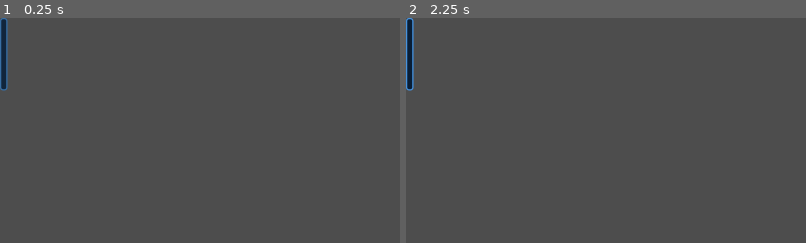
Above: before the commit, frames 1-2 (left to right).
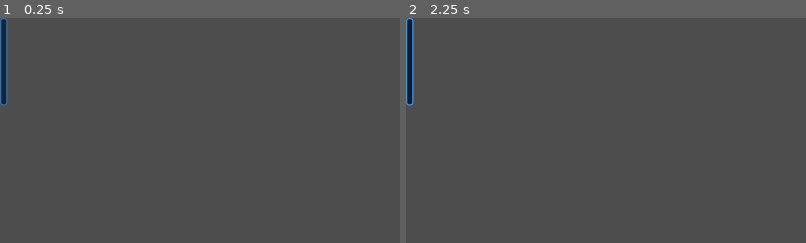
Above: after the commit, the same moments.

Repository: GYU-GAZE/NULL-NETWORK
Game: Godot game, scene res://apps/social/social_contact_row_ui.tscn
The game is run twice, just before and just after one commit, with the same random seed, the same clock (stepped at 60 frames per second) and the same inputs. This scene is started directly instead of the project's main scene. The engine's default icon, where the game draws it, is replaced by a stand-in: a white triangle on a blue panel in a dark square.
Inputs (mouse positions are % of the whole screen's width and height, from its top left; square brackets give the same spot before the commit, where the layout moved):
- Up to frame 1 (0.25 s): no input
- Up to frame 2 (2.25 s): click (0, 10) [0, 8] at 0.5 s; tap Enter at 1.25 s; move the mouse to (72, 45) at 1.27 s; hold D (local_area_move_right) 1.28-2 s; tap E (local_area_interact) at 1.35 s; click (72, 45) at 1.42 s; tap Space at 2 s; drag from (30, 55) to (45, 70) at 2.02 s
The pictures show only the part of the screen within x 0-50%, y 0-50%; the shares and areas given below are measured in that part.

The runs differ from the first frame. In frame 1, 0.1% of the frame differs, in the area x 0-2%, y 31-40%; in frame 2, 0.1%.

Commit message:
style(social): fit 19px contact metadata without clipping

Diff:
--- a/apps/social/social_contact_row_ui.tscn
+++ b/apps/social/social_contact_row_ui.tscn
@@ -3,7 +3,7 @@
 [ext_resource type="Script" path="res://apps/social/social_contact_row_ui.gd" id="1_row"]
 
 [node name="SocialContactRowUI" type="Button"]
-custom_minimum_size = Vector2(0, 58)
+custom_minimum_size = Vector2(0, 70)
 layout_mode = 2
 toggle_mode = true
 text = ""
